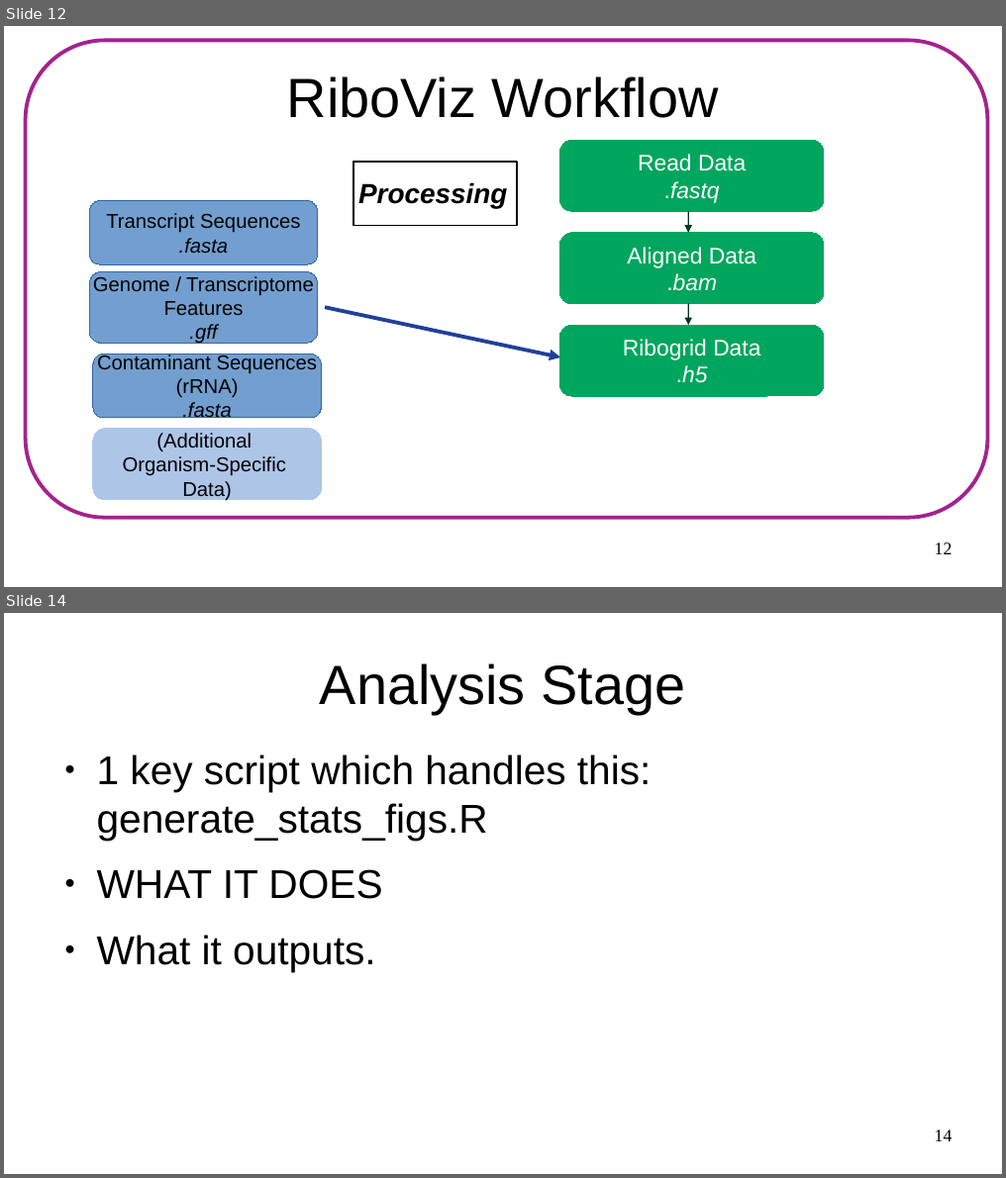
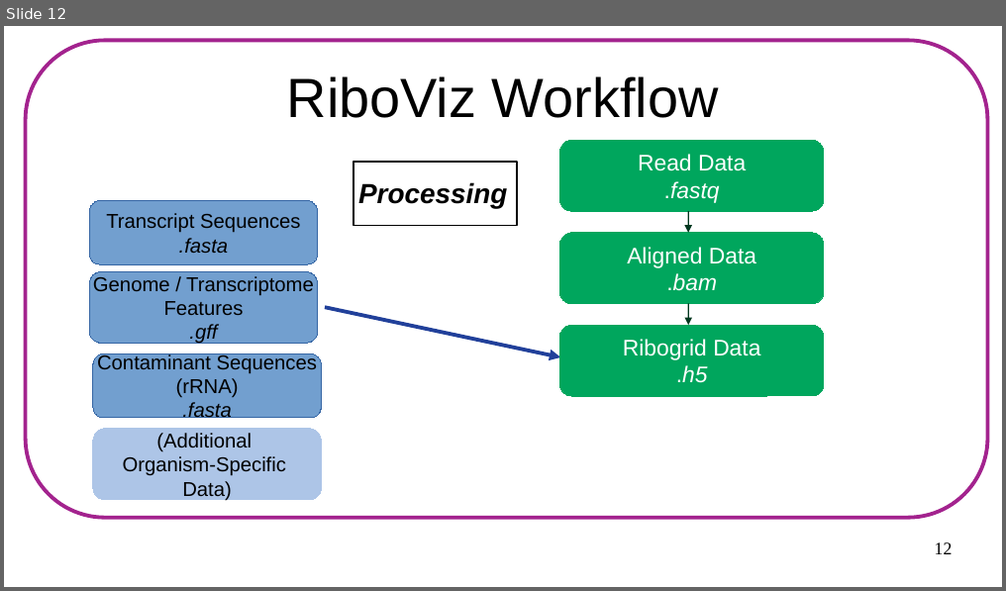
Before and after one commit to FlicAnderson/LabTalk-riboviz-20200624, a slide deck: LabTalk-riboviz-20200624.odp. Shown one above the other, each under a label of ours: slides 12 and 14 before the commit, slide 12 after it; the slides between them are not shown. The pictures are 1006x1178 and 1006x591 pixels, drawn with LibreOffice and Linux fonts; fonts in the diff are those of the drawing. Boxes give left, top, right and bottom in pixels: in the first picture for what was removed or moved away, otherwise in the second. Text is boxed around its words. In the diff, an @@ line names an element or a change of style, - is before the commit and + after.

```diff
--- a/LabTalk-riboviz-20200624.odp
+++ b/LabTalk-riboviz-20200624.odp
@@ slide 14 removed at (4,613,1002,1174), background #FFFFFF @@
@@ title removed at (320,663,685,714) @@
-Analysis Stage
@@ text removed at (97,755,650,972) @@
-● 1 key script which handles this: generate_stats_figs.R
-● WHAT IT DOES
-● What it outputs.
@@ page number removed at (935,1130,952,1142) @@
-14
```
Also in this commit, not shown: 8 slides changed, 10 slides added.
